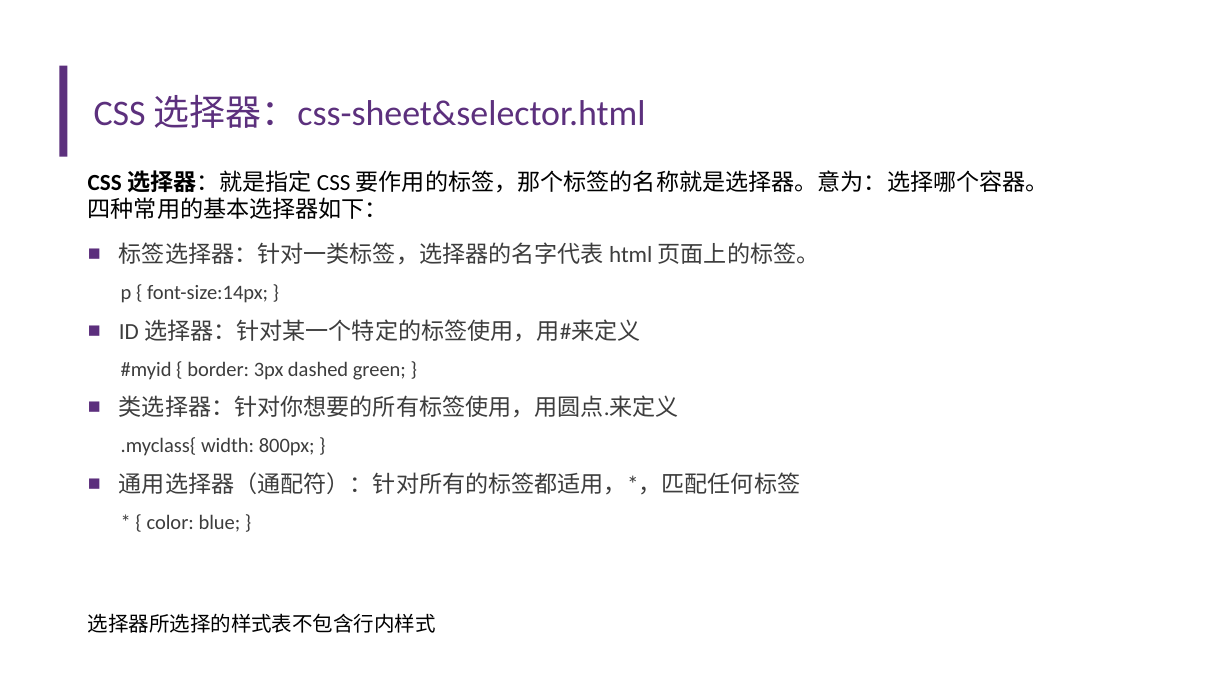
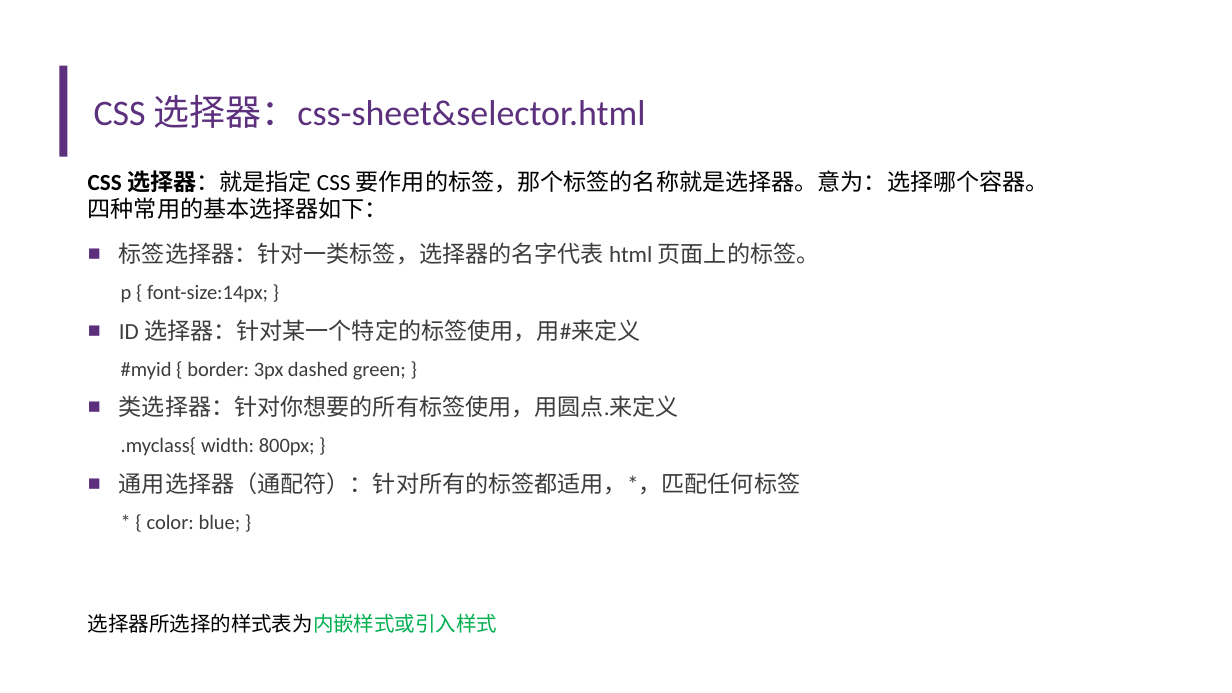
Before and after one commit to Aiemu/fe-intro, a slide deck: slide 21 of 前端.pptx (slide 20 before the commit). Drawn at 1232x693 pixels with LibreOffice and Linux fonts; fonts in the diff are those of the drawing; background and template pictures are left out. Boxes give left, top, right and bottom in pixels: in the first picture for what was removed or moved away, otherwise in the second. Text is boxed around its words. In the diff, an @@ line names an element or a change of style, - is before the commit and + after.

```diff
--- a/前端.pptx
+++ b/前端.pptx
@@ text at (88, 613, 498, 633): text changed @@
-选择器所选择的样式表不包含行内样式
+选择器所选择的样式表为内嵌样式或引入样式
```
Also in this commit, not shown: 10 other slides changed, 1 slide added, 9 other files.
